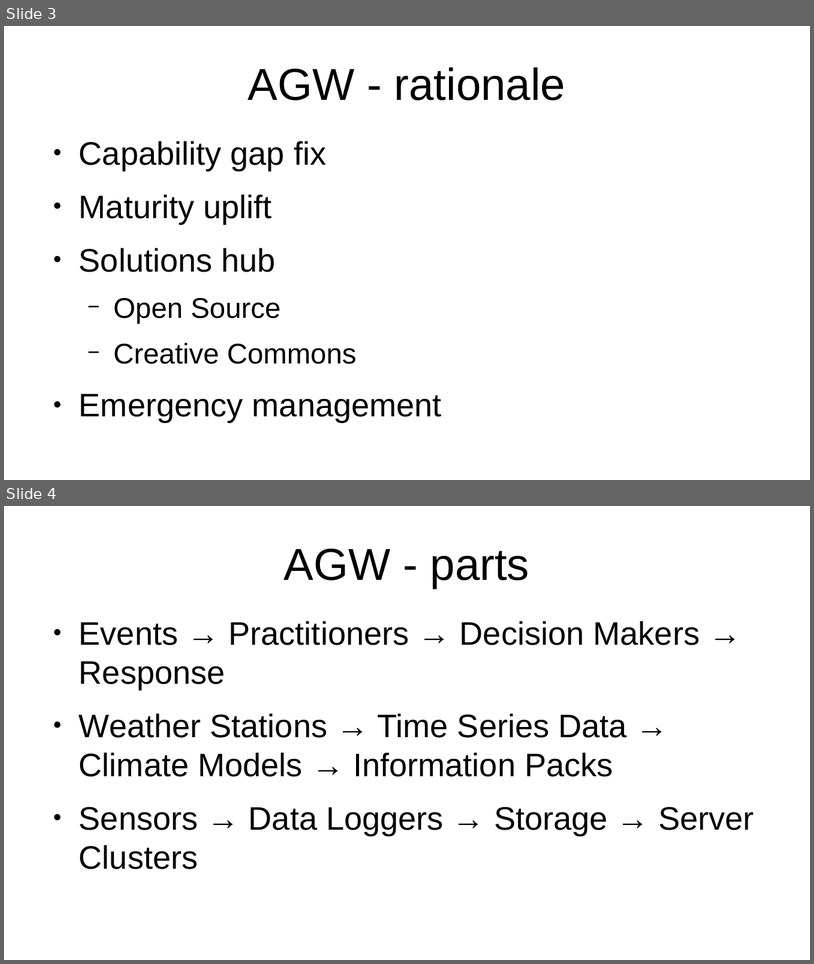
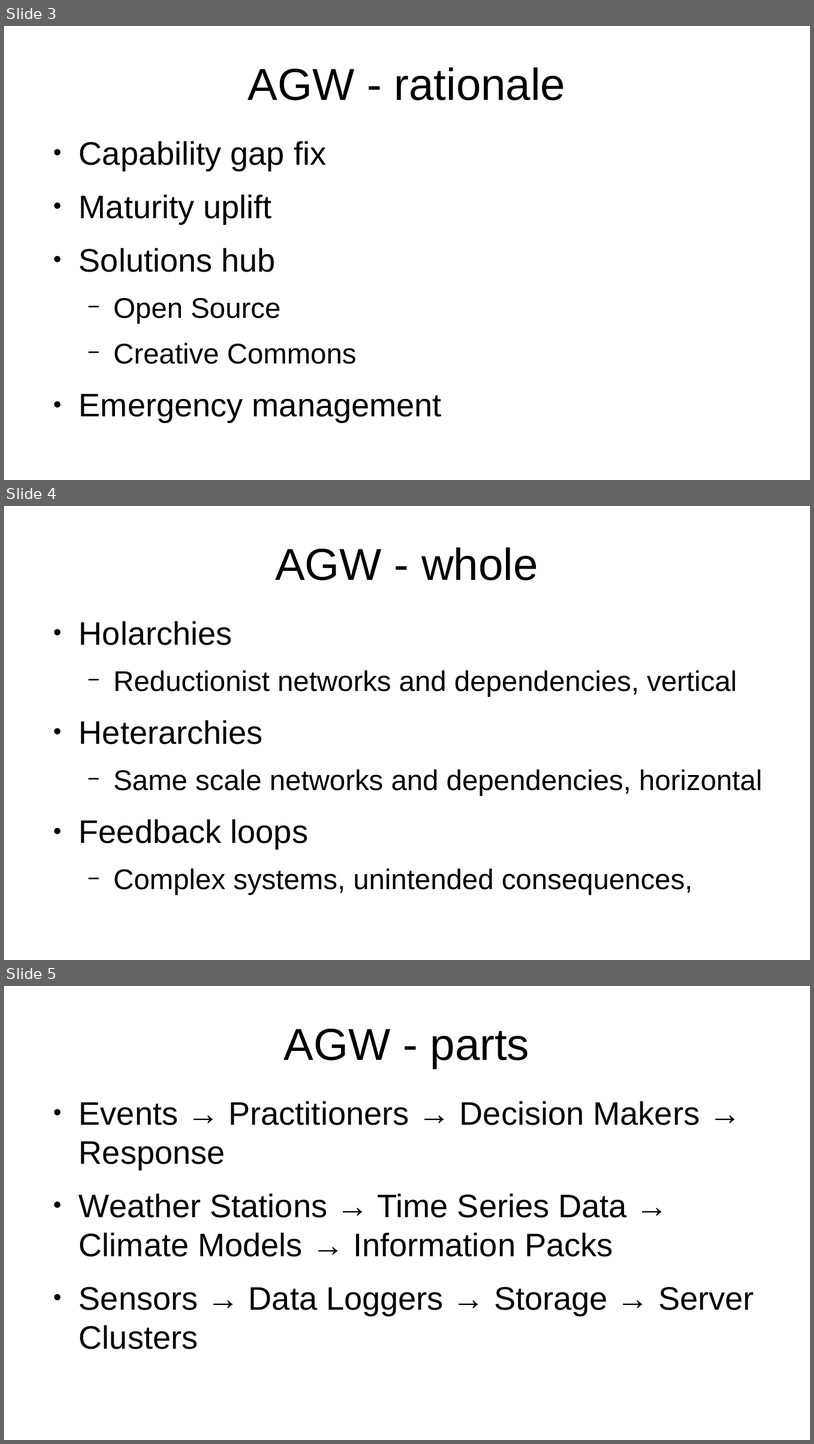
Before and after one commit to YorkEarwaker/Climate-Model, a slide deck: ppm/anthropogenic-global-warming-context.odp. Shown one above the other, each under a label of ours: slides 3 and 4 before the commit, slides 3, 4 and 5 after it. The pictures are 814x964 and 814x1444 pixels, drawn with LibreOffice and Linux fonts; fonts in the diff are those of the drawing. Boxes give left, top, right and bottom in pixels: in the first picture for what was removed or moved away, otherwise in the second. Text is boxed around its words. In the diff, an @@ line names an element or a change of style, - is before the commit and + after.

```diff
--- a/ppm/anthropogenic-global-warming-context.odp
+++ b/ppm/anthropogenic-global-warming-context.odp
@@ slide 4 added at (4,506,810,960), background #FFFFFF @@
@@ title added at (275,547,539,580), 44 pt, text #000000 @@
+AGW - whole
@@ text added at (79,621,762,895), 28 pt, text #000000 @@
+● Holarchies
+  − Reductionist networks and dependencies, vertical
+● Heterarchies
+  − Same scale networks and dependencies, horizontal
+● Feedback loops
+  − Complex systems, unintended consequences,
@@ what was slide 4 is now slide 5 @@
```
Also in this commit, not shown: 4 slides changed, 3 other slides added.
